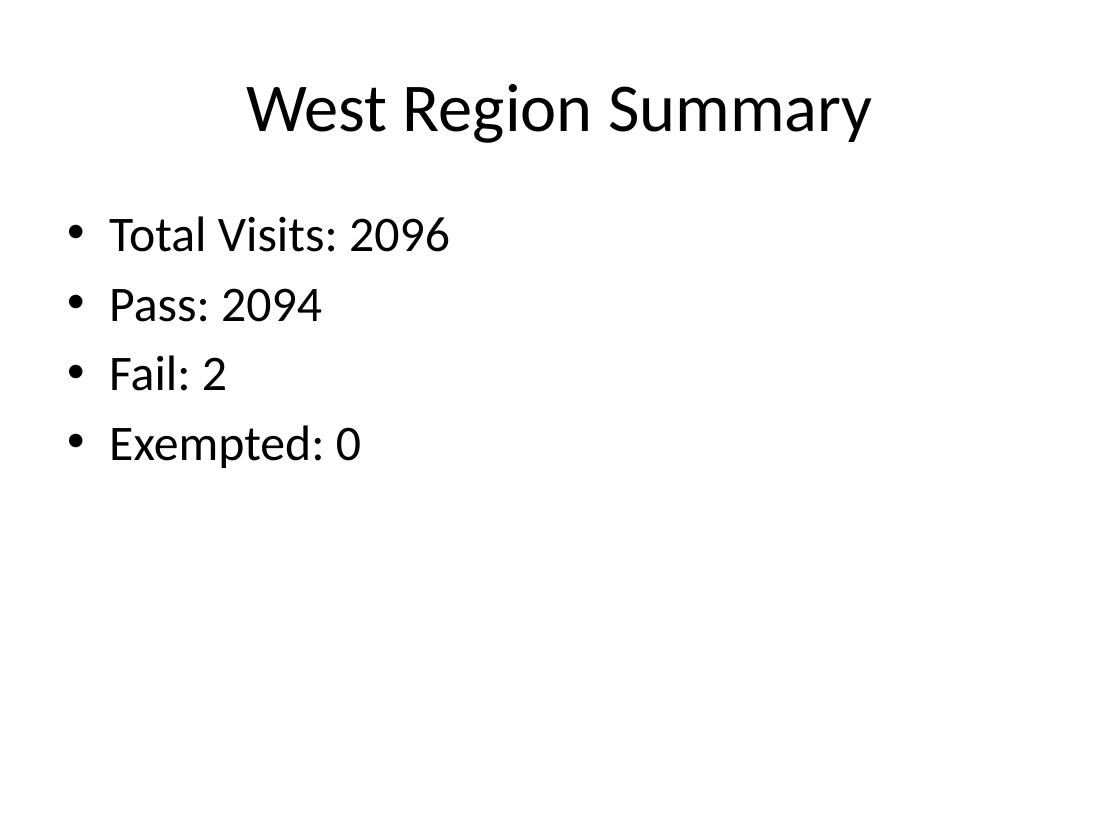
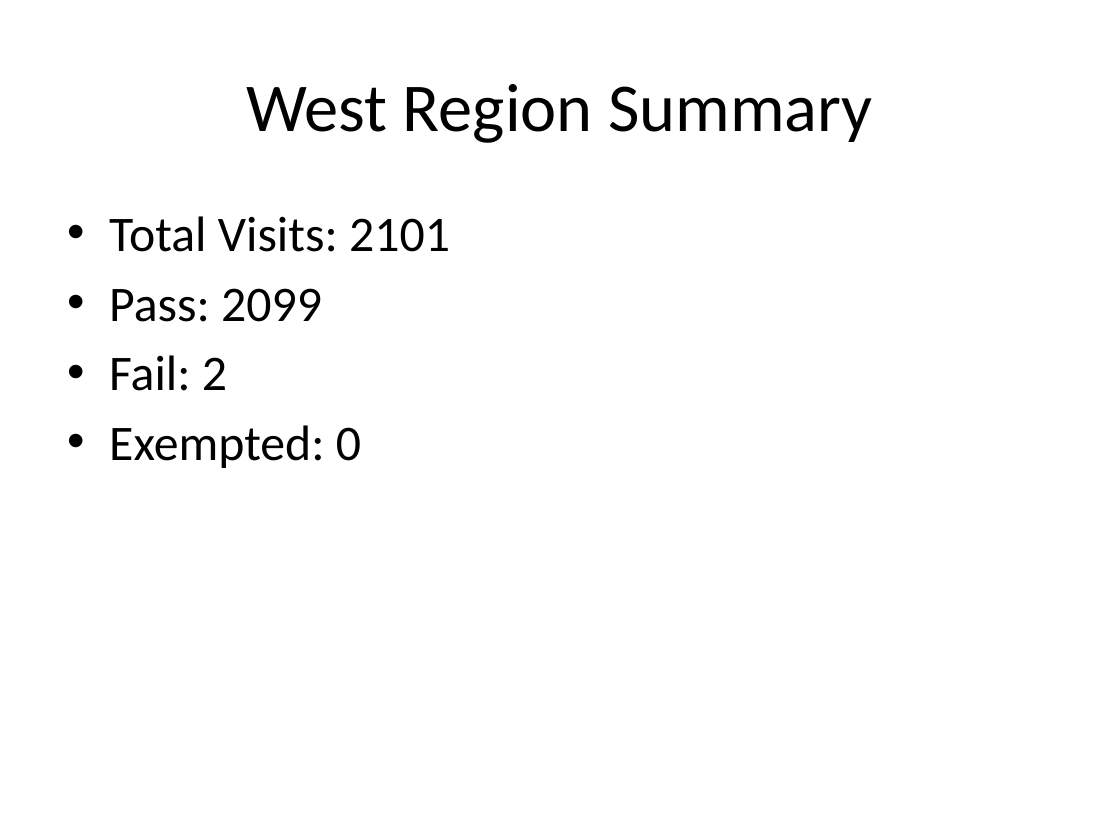
Before and after one commit to masood-bin-arif-nokia/em-audit-dashboard, a slide deck: slide 2 of data/Summary.pptx. Drawn at 1120x840 pixels with LibreOffice and Linux fonts; fonts in the diff are those of the drawing. Boxes give left, top, right and bottom in pixels: in the first picture for what was removed or moved away, otherwise in the second. Text is boxed around its words. In the diff, an @@ line names an element or a change of style, - is before the commit and + after.

```diff
--- a/data/Summary.pptx
+++ b/data/Summary.pptx
@@ text at <box>109,216,450,322</box>: text changed @@
-• Total Visits: 2096
-• Pass: 2094
+• Total Visits: 2101
+• Pass: 2099
```
Also in this commit, not shown: 1 other slide changed, 3 other files.
